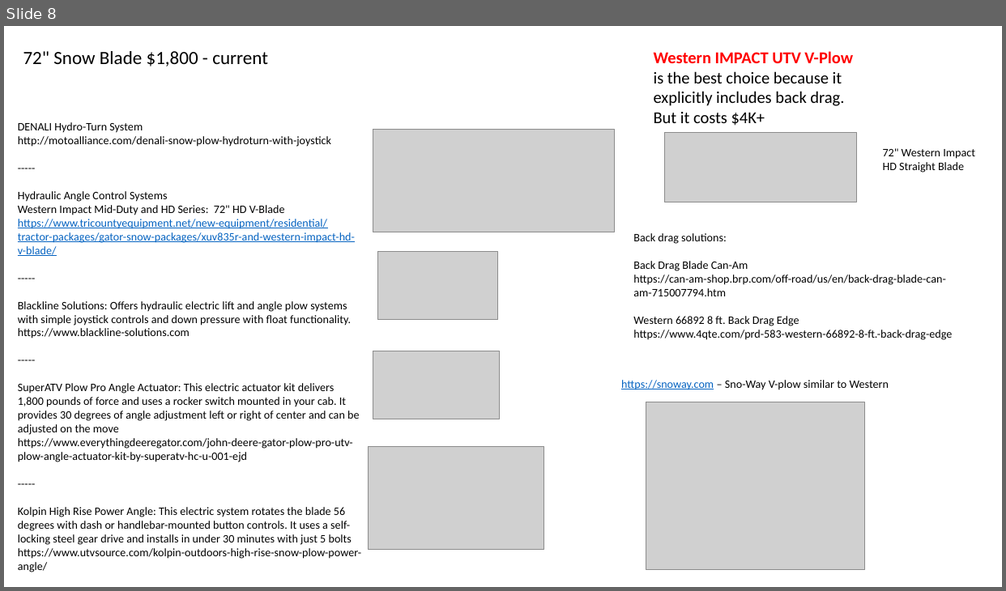
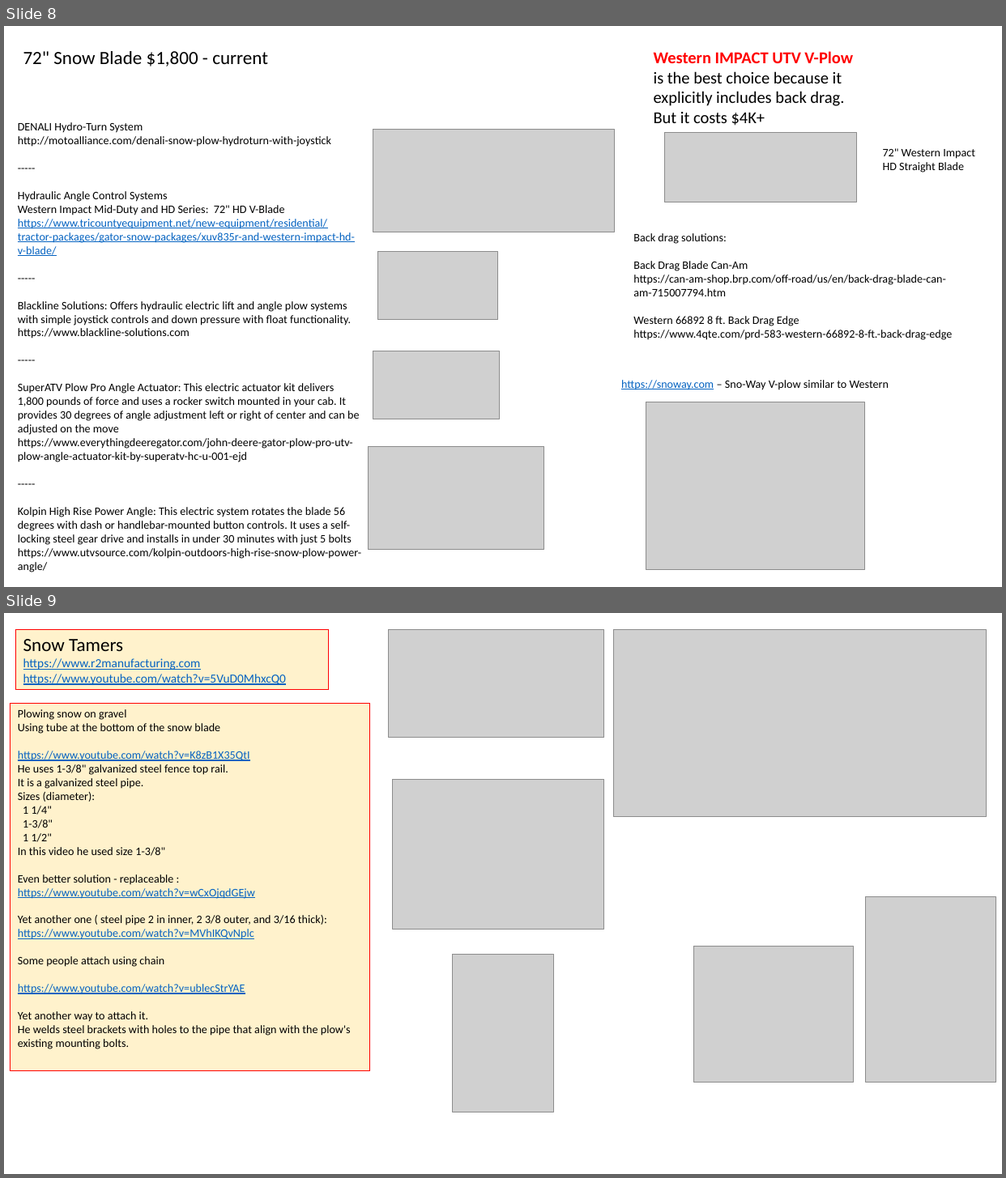
Before and after one commit to lselector/misc_farm, a slide deck: snow_plow_blower.pptx. Shown one above the other, each under a label of ours: slide 8 before the commit, slides 8 and 9 after it. The pictures are 1006x591 and 1006x1178 pixels, drawn with LibreOffice and Linux fonts; fonts in the diff are those of the drawing; grey boxes stand for pictures. Boxes give left, top, right and bottom in pixels: in the first picture for what was removed or moved away, otherwise in the second. Text is boxed around its words. In the diff, an @@ line names an element or a change of style, - is before the commit and + after.

```diff
--- a/snow_plow_blower.pptx
+++ b/snow_plow_blower.pptx
@@ slide 9 added at [4, 613, 1002, 1174], background #FFFFFF @@
@@ rectangle added at [16, 629, 329, 690], fill #FFF2CC, outline #FF0000 0.75 pt, 12 pt, text #0563C1, underline @@
+Snow Tamers
+https://www.r2manufacturing.com
+https://www.youtube.com/watch?v=5VuD0MhxcQ0
@@ picture added at [389, 629, 604, 738] @@
@@ picture added at [613, 629, 987, 817] @@
@@ rectangle added at [10, 703, 370, 1071], fill #FFF2CC, outline #FF0000 0.75 pt, 11 pt, text #000000 @@
+Plowing snow on gravel
+Using tube at the bottom of the snow blade
+https://www.youtube.com/watch?v=K8zB1X35QtI
+He uses 1-3/8" galvanized steel fence top rail.
+It is a galvanized steel pipe.
+Sizes (diameter):
+1 1/4"
+1-3/8"
+1 1/2"
+In this video he used size 1-3/8"
+Even better solution - replaceable :
+https://www.youtube.com/watch?v=wCxOjqdGEjw
+Yet another one ( steel pipe 2 in inner, 2 3/8 outer, and 3/16 thick):
+https://www.youtube.com/watch?v=MVhIKQvNplc
+Some people attach using chain
+https://www.youtube.com/watch?v=ublecStrYAE
+Yet another way to attach it.
+He welds steel brackets with holes to the pipe that align with the plow's existing mounting bolts.
@@ picture added at [393, 779, 603, 929] @@
@@ picture added at [866, 897, 996, 1082] @@
@@ picture added at [693, 946, 853, 1082] @@
@@ picture added at [453, 954, 553, 1112] @@
```
Also in this commit, not shown: 2 slides changed, 1 other file.
